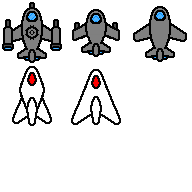
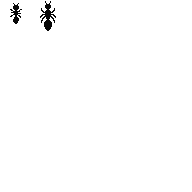
Revision of a layered 192 × 192 image; what changed, layer by layer:
renamed "Pasted Layer" to "protoships", hid it, painted on it over (2, 2, 187, 126)
added layer "background" above "asteroids" over (10, 1, 56, 31)
